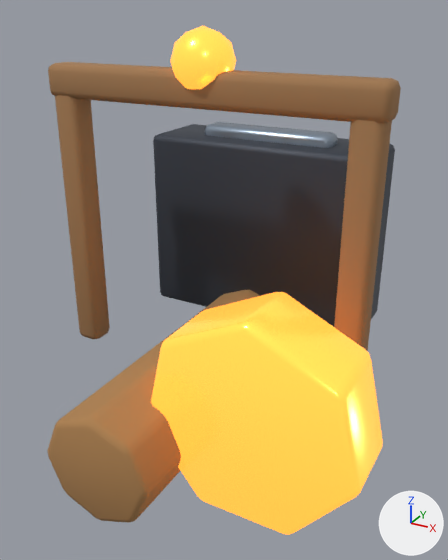
What one commit did to the glTF model public/assets/models/buildings/gold_mine.glb.
Rendered twice from a camera (50 mm lens) standing at (1.62, -2.74, 2.12) and looking at (0.1, 0.02, 0.74). The lights are fixed; the arrows at lower right show +X, +Y and +Z. The picture after the commit comes second. Where no turn or scale is listed for an object, it has been applied to the vertices.

The older version as bpy lines, for what is in view:
```python
me_cube_395 = bpy.data.meshes.new('Cube.395')
me_cube_395.from_pydata(...)  # 56 vertices, 108 faces; spans x -0.08..0.08, y -0.08..0.08, z -0.8..0.8
me_cube_395.materials.append(mat_mat_gold_mine_wood)  # brown #a27950
me_cube_398 = bpy.data.meshes.new('Cube.398')
me_cube_398.from_pydata(...)  # 56 vertices, 108 faces; spans x -0.425..0.425, y -0.09..0.09, z -0.09..0.09
me_cube_398.materials.append(mat_mat_gold_mine_metal)  # greyish blue #99a8b8
me_cylinder_034 = bpy.data.meshes.new('Cylinder.034')
me_cylinder_034.from_pydata(...)  # 98 vertices, 192 faces; spans x -0.529..0.529, y -0.2..0.2, z -0.496..0.543
me_cylinder_034.materials.append(mat_mat_gold_mine_gold)  # orange #ffc450, glowing orange #ff9836
ob_derrick_0_85 = bpy.data.objects.new('derrick.0.85', me_cube_395)
ob_derrick_0_85.location = (0.85, 0.0, 0.95)
ob_orepile = bpy.data.objects.new('orePile', me_cylinder_034)
ob_orepile.location = (0.62, -0.55, 0.4)
ob_workpart = bpy.data.objects.new('workPart', me_cube_398)
ob_workpart.parent = ob_buildingroot
ob_workpart.location = (0.0, 1.35, -0.78)
# also in view: 'derrick.top' at (0.0, 0.0, 1.75); 'productionCore' at (0.0, 0.0, 1.88); 'plinth' at (0.0, 0.0, 0.15); 'shaftMouth' at (0.0, 0.8, 0.8); 'derrick.-0.85' at (-0.85, 0.0, 0.95)
```
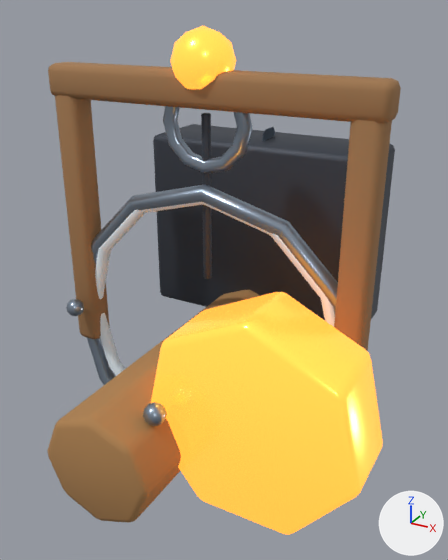
Where the change shows, as pixel boxes (x1, y1, x2, y2) in the pictures (448 x 560 px):
'plinthTrim', added
    after: (87, 185, 338, 385)
'plinthSnow', added
    after: (95, 202, 335, 376)
'pulley', added
    after: (163, 106, 253, 173)
'workPart', rescaled
    before: (204, 122, 338, 148)
    after: (262, 127, 275, 141)
'cable', added
    after: (201, 113, 212, 279)
'plinthBolt.0', added
    after: (143, 402, 167, 426)
'plinthBolt.3', added
    after: (66, 299, 84, 316)

The change, as a diff of the scene's bpy script:
```diff
--- a/public/assets/models/buildings/gold_mine.glb.py
+++ b/public/assets/models/buildings/gold_mine.glb.py
@@ mat_mat_gold_mine_snow @@
+mat_mat_gold_mine_snow = principled_material('MAT_gold_mine_snow')
+mat_mat_gold_mine_snow.base_color = (0.8, 0.9, 0.98)  # white #e7f3fd
+mat_mat_gold_mine_snow.roughness = 0.78
@@ me_torus_022 @@
+me_torus_022.from_pydata(...)  # 180 vertices, 360 faces; spans x -0.26..0.26, y -0.038..0.038, z -0.26..0.26
+me_torus_022.materials.append(mat_mat_gold_mine_metal)  # greyish blue #99a8b8
@@ me_torus_020 @@
+me_torus_020.from_pydata(...)  # 188 vertices, 376 faces; spans x -0.96..0.96, y -0.05..0.05, z -0.96..0.96
+me_torus_020.materials.append(mat_mat_gold_mine_metal)  # greyish blue #99a8b8
@@ me_torus_021 @@
+me_torus_021.from_pydata(...)  # 196 vertices, 392 faces; spans x -0.86..0.86, y -0.04..0.04, z -0.86..0.86
+me_torus_021.materials.append(mat_mat_gold_mine_snow)  # white #e7f3fd
@@ me_icosphere_149 @@
+me_icosphere_149.from_pydata(...)  # an icosphere of 80 faces spanning x -0.0523..0.0523, y -0.055..0.055, z -0.055..0.055
+me_icosphere_149.materials.append(mat_mat_gold_mine_metal)  # greyish blue #99a8b8
@@ me_cylinder_061 @@
+me_cylinder_061.from_pydata(...)  # 84 vertices, 164 faces; spans x -0.022..0.022, y -0.024..0.024, z -0.45..0.45
+me_cylinder_061.materials.append(mat_mat_gold_mine_dark)  # greyish blue #3f4550
@@ ob_workpart @@
 ob_workpart.location = (0.0, 1.35, -0.78)
+ob_workpart.scale = (0.0, 1.0, 1.0)
@@ ob_pulley @@
+ob_pulley = bpy.data.objects.new('pulley', me_torus_022)
+ob_pulley.location = (0.0, 0.02, 1.58)
@@ ob_plinthtrim @@
+ob_plinthtrim = bpy.data.objects.new('plinthTrim', me_torus_020)
+ob_plinthtrim.location = (0.0, 0.0, 0.31)
@@ ob_plinthsnow @@
+ob_plinthsnow = bpy.data.objects.new('plinthSnow', me_torus_021)
+ob_plinthsnow.location = (0.0, 0.0, 0.38)
@@ ob_plinthbolt_3 @@
+ob_plinthbolt_3 = bpy.data.objects.new('plinthBolt.3', me_icosphere_149)
+ob_plinthbolt_3.location = (-0.845, -0.16, 0.42)
@@ ob_plinthbolt_0 @@
+ob_plinthbolt_0 = bpy.data.objects.new('plinthBolt.0', me_icosphere_149.copy())
+ob_plinthbolt_0.location = (0.213, -0.833, 0.42)
@@ ob_cable @@
+ob_cable = bpy.data.objects.new('cable', me_cylinder_061)
+ob_cable.location = (0.0, 0.02, 1.18)
```
